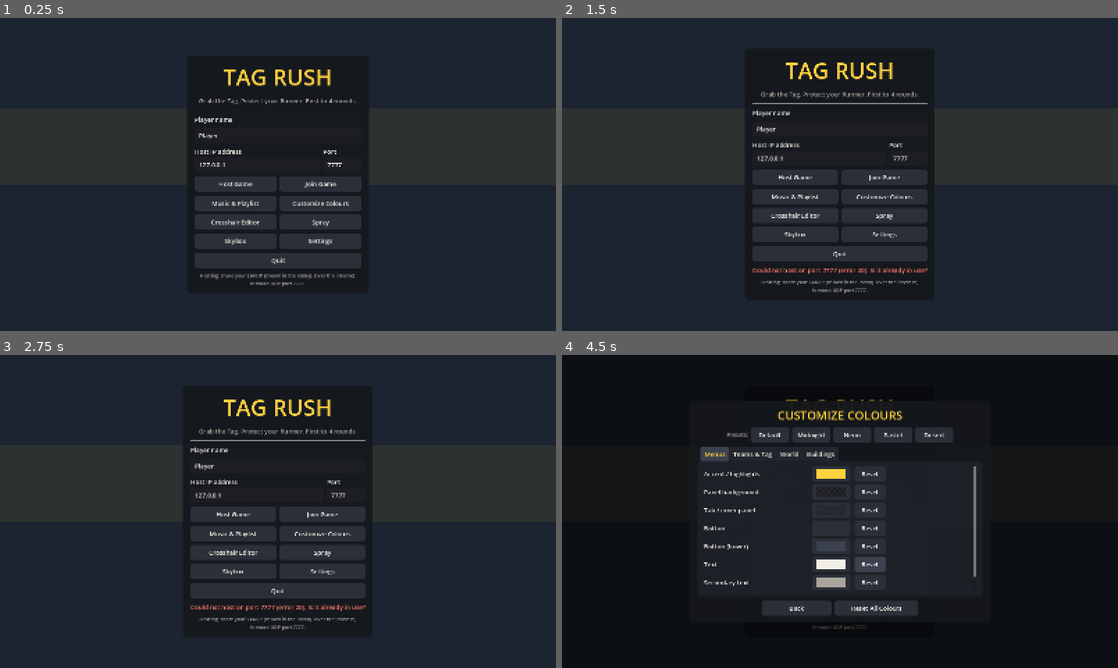
Above: before the commit, frames 1-4 (two rows, left to right).
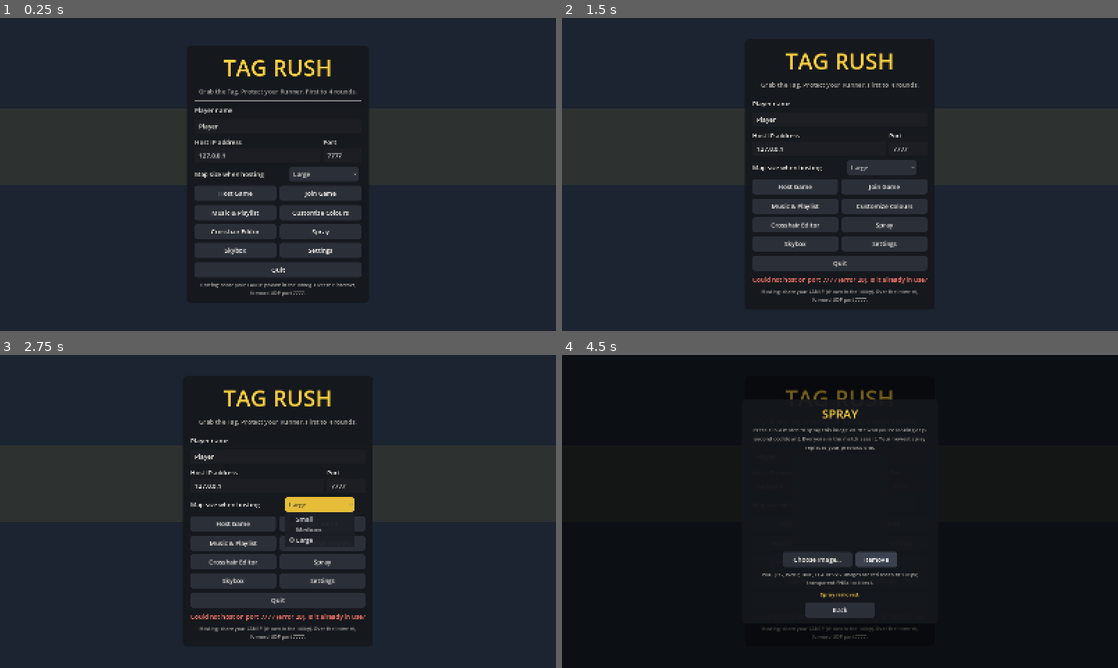
Above: after the commit, the same moments.

Repository: Kelaski/thepoopgame
Game: Godot game, scene res://scenes/main.tscn
Two runs of this game, one before a commit and one after it. Both use one fixed random seed, a clock stepped at 60 frames per second and the inputs below. Sound files missing from this copy of the repository are replaced by a short silence.
Inputs (mouse positions are in pixels of both pictures, inside the frame that each line leads up to):
- Up to frame 1 (0.25 s): no input
- Up to frame 2 (1.5 s): click "Host Game" at 0.5 s; click "Host Game" at 1.25 s
- Up to frame 3 (2.75 s): click (316, 505) at 2 s, where only the run after the commit has a clickable "Large"
- Up to frame 4 (4.5 s): click "Customize Colours" at 2.75 s; click "Spray" at 3.5 s; click (878, 558) at 4.25 s, where only the run after the commit has a clickable "Remove"

The runs differ from the first frame. In frame 1, 6.6% of the frame differs, in the area x 35-65%, y 13-89%; in frame 2, 7.8%; in frame 3, 7.8%; in frame 4, 8.3%, in the area x 24-75%, y 11-92%.

Commit message:
Add small / medium / large map sizes
- MapData.SIZES defines Small and Medium as cut-outs of the existing
  (Large) city: only buildings fully inside are built, the fence moves
  in, and spawn zones, Tag spots, roads, park and crane bridges are
  filtered to the playable bounds; clutter scales with area
- The host picks the size from the main menu (before hosting), in the
  lobby, or with "/map <small|medium|large>" (host only; restarts a
  running match). The size is replicated to everyone, including late
  joiners, and passed with the match-start RPC so all peers build the
  same map
- Minimap fits whatever size is loaded; spawn spots are kept inside
  the fence; team spawn separation scales per size
- Skybox menu uses Main.replace_overlay like the other menus

Co-Authored-By: Claude Opus 5.5 <noreply@anthropic.com>
Claude-Session: https://claude.ai/code/session_012XAXqQ8rLWLXjGmmCFGgPe

Diff:
--- a/scripts/autoload/game.gd
+++ b/scripts/autoload/game.gd
@@ -10,6 +10,7 @@
 
 signal match_started
 signal match_ended
+signal map_size_changed(size: String)
 signal state_changed
 signal kill_event(killer: int, victim: int, weapon: String, head: bool)
 signal announce(text: String, color: Color)
@@ -32,6 +33,7 @@
 const RUNNER_KILL_REWARD := 5.0
 
 var world = null  # World node while a match is loaded
+var map_size := MapData.DEFAULT_SIZE  # chosen by the host; replicated to everyone
 var in_match := false
 var ui_open := false
 var typing := false  # chat box has focus: gameplay keys are ignored
@@ -96,6 +98,7 @@
 	hp.clear()
 	respawn_left.clear()
 	world = null
+	_set_map_size_local(MapData.DEFAULT_SIZE)
 
 
 # ===================================================================== server
@@ -107,7 +110,7 @@
 		Net.players[id].kills = 0
 		Net.players[id].deaths = 0
 	Net.broadcast_roster()
-	_start_match.rpc()
+	_start_match.rpc(map_size)
 	get_tree().create_timer(1.0).timeout.connect(_server_begin_round)
 
 
@@ -122,7 +125,7 @@
 	alive_ids[id] = false
 	hp[id] = max_hp_of(id)
 	respawn_left[id] = RESPAWN_TIME
-	_start_match.rpc_id(id)
+	_start_match.rpc_id(id, map_size)
 	_late_sync.rpc_id(id, alive_ids, objective, scores, round_num)
 	_push_state()
 
@@ -154,7 +157,8 @@
 	var a := randi() % dots.size()
 	var b := a
 	var tries := 0
-	while (b == a or dots[a].distance_to(dots[b]) < 70.0) and tries < 50:
+	var min_dist: float = world.builder.min_spawn_dist
+	while (b == a or dots[a].distance_to(dots[b]) < min_dist) and tries < 50:
 		b = randi() % dots.size()
 		tries += 1
 	if b == a:
@@ -348,6 +352,56 @@
 	return "You eliminated yourself."
 
 
+# ==================================================================== map size
+
+## Host picks the map size (lobby dropdown or /map). Takes effect when the next
+## match starts; during a match the match restarts on the new map.
+func server_set_map_size(size: String) -> void:
+	if not multiplayer.is_server() or not MapData.valid_size(size):
+		return
+	Settings.s("map_size", size)
+	_sync_map_size.rpc(size)
+
+
+## /map command (host only). Returns a reply for the chat.
+func server_map_command(sender: int, args: PackedStringArray) -> String:
+	var options := " | ".join(PackedStringArray(MapData.SIZE_ORDER))
+	if args.is_empty():
+		return "Current map: %s. Usage: /map <%s>" % [MapData.size_name(map_size), options]
+	if sender != 1:
+		return "Only the host can change the map."
+	var size := args[0].to_lower()
+	if not MapData.valid_size(size):
+		return "Unknown map size \"%s\". Use one of: %s" % [size.left(16), options]
+	if size == map_size and not in_match:
+		return "The map is already %s." % MapData.size_name(size)
+	server_set_map_size(size)
+	if in_match:
+		_announce.rpc("Host changed the map to %s - restarting the match" % MapData.size_name(size), Color.WHITE)
+		_end_match.rpc()
+		server_start_match()
+		return "Restarting on the %s map." % MapData.size_name(size)
+	return "Map set to %s." % MapData.size_name(size)
+
+
+func send_map_size_to(id: int) -> void:
+	if multiplayer.is_server():
+		_sync_map_size.rpc_id(id, map_size)
+
+
+@rpc("authority", "call_local", "reliable")
+func _sync_map_size(size: String) -> void:
+	_set_map_size_local(size)
+
+
+func _set_map_size_local(size: String) -> void:
+	if not MapData.valid_size(size):
+		size = MapData.DEFAULT_SIZE
+	if size != map_size:
+		map_size = size
+		map_size_changed.emit(size)
+
+
 ## Dead player asks to respawn. Honoured once their respawn timer has run out.
 @rpc("any_peer", "call_local", "reliable")
 func request_respawn() -> void:
@@ -392,7 +446,8 @@
 # ==================================================================== broadcasts
 
 @rpc("authority", "call_local", "reliable")
-func _start_match() -> void:
+func _start_match(size: String) -> void:
+	_set_map_size_local(size)
 	in_match = true
 	phase = Phase.LOBBY
 	scores = [0, 0]
--- a/scripts/autoload/net.gd
+++ b/scripts/autoload/net.gd
@@ -58,6 +58,7 @@
 	online = true
 	players.clear()
 	_add_player(1, Settings.g("player_name"), Settings.g("weapon"), Settings.g("addon"))
+	Game._set_map_size_local(str(Settings.g("map_size")))
 	roster_changed.emit()
 	upload_my_spray()
 	return ""
@@ -164,6 +165,7 @@
 	_broadcast()
 	for sid in sprays:
 		_spray_data.rpc_id(id, sid, sprays[sid])
+	Game.send_map_size_to(id)
 	Game.on_player_joined(id)
 
 
--- a/scripts/autoload/settings.gd
+++ b/scripts/autoload/settings.gd
@@ -36,6 +36,7 @@
 	"last_ip": "127.0.0.1",
 	"port": 7777,
 	"weapon": "ar",
+	"map_size": "large",  # last map size chosen when hosting
 	"addon": "trackstar",
 	# Controls
 	"sensitivity": 0.10,
--- a/scripts/data/commands.gd
+++ b/scripts/data/commands.gd
@@ -5,6 +5,7 @@
 const LIST := {
 	"help": {"usage": "/help", "desc": "List the available commands."},
 	"kill": {"usage": "/kill", "desc": "Eliminate yourself (the respawn timer still applies)."},
+	"map": {"usage": "/map <small|medium|large>", "desc": "Host: change the map size (restarts a running match)."},
 }
 
 
@@ -37,4 +38,6 @@
 			return lines
 		"kill":
 			return [Game.server_suicide(sender)]
+		"map":
+			return [Game.server_map_command(sender, parts.slice(1))]
 	return []
--- a/scripts/map/map_builder.gd
+++ b/scripts/map/map_builder.gd
@@ -71,8 +71,13 @@
 var spawn_points: Array = []     # Vector3 candidate respawn points
 var doors: Array = []            # Door
 var buildings: Array = []        # {id, name, rect: Rect2, floors, fh, top, color}
-var road_rects: Array = []       # Rect2
+var road_rects: Array = []       # Rect2 (clipped to the map bounds)
 var park_rect := Rect2()
+var has_park := true
+var map_size := MapData.DEFAULT_SIZE
+var bounds := Rect2()            # playable area (inside the fence), metres
+var min_spawn_dist := 70.0       # minimum distance between the two teams' spawn zones
+var _active: Array = []          # MapData.BUILDINGS entries built for this size
 
 # Chunk accumulators
 var _chunk: Node3D
@@ -100,9 +105,20 @@
 var _detail := true
 
 
-func build(parent: Node3D) -> void:
+func build(parent: Node3D, size := MapData.DEFAULT_SIZE) -> void:
 	root = parent
 	rng.seed = 424242
+	map_size = size if MapData.valid_size(size) else MapData.DEFAULT_SIZE
+	bounds = MapData.size_bounds(map_size)
+	min_spawn_dist = MapData.SIZES[map_size].min_spawn_dist
+	# Only buildings that fit entirely inside the fence are built.
+	var excluded: Array = []
+	for b in MapData.BUILDINGS:
+		var br := MapData.px_rect(b[3])
+		if bounds.encloses(br):
+			_active.append(b)
+		else:
+			excluded.append(br)
 	_box_mesh = BoxMesh.new()
 	_cyl_mesh = CylinderMesh.new()
 	_cyl_mesh.top_radius = 0.5
@@ -122,29 +138,36 @@
 	_solid_body.collision_mask = 0
 	root.add_child(_solid_body)
 
+	# Spawn zones and Tag spots: inside the fence and not in a removed building's lot.
 	for d in MapData.SPAWN_DOTS:
 		var p := MapData.px(d[0], d[1])
-		spawn_dots.append(Vector3(p.x, 0.0, p.y))
+		if _usable_point(p, excluded):
+			spawn_dots.append(Vector3(p.x, 0.0, p.y))
 	for o in MapData.OBJECTIVES:
 		var p := MapData.px(o[0], o[1])
-		objectives.append({"pos": Vector3(p.x, 0.0, p.y), "name": o[2]})
+		if _usable_point(p, excluded):
+			objectives.append({"pos": Vector3(p.x, 0.0, p.y), "name": o[2]})
 	for r in MapData.ROADS:
-		road_rects.append(MapData.px_rect(r))
+		var clipped := MapData.px_rect(r).intersection(bounds)
+		if clipped.size.x > 1.0 and clipped.size.y > 1.0:
+			road_rects.append(clipped)
 	park_rect = MapData.px_rect(MapData.PARK_RECT)
+	has_park = bounds.encloses(park_rect)
 
 	_begin_chunk("Streets")
 	_build_ground()
 	_build_street_props()
 	_end_chunk()
 
-	for b in MapData.BUILDINGS:
+	for b in _active:
 		_begin_chunk(b[1])
 		_build_building(b)
 		_end_chunk()
 
-	_begin_chunk("Park")
-	_build_park()
-	_end_chunk()
+	if has_park:
+		_begin_chunk("Park")
+		_build_park()
+		_end_chunk()
 
 	_begin_chunk("Cranes")
 	_build_cranes()
@@ -283,11 +306,19 @@
 
 # ================================================================ ground & streets
 
+func _usable_point(p: Vector2, excluded: Array) -> bool:
+	if not bounds.grow(-2.0).has_point(p):
+		return false
+	for r: Rect2 in excluded:
+		if r.has_point(p):
+			return false
+	return true
+
+
 func _build_ground() -> void:
-	var hx := MapData.HALF_X
-	var hz := MapData.HALF_Z
+	var bc := bounds.get_center()
 	# Playable ground (concrete / sidewalk)
-	box(Vector3(0, -0.5, 0), Vector3(hx * 2.0 + 4.0, 1.0, hz * 2.0 + 4.0), Palette.get_color("world_ground"), L_SOLID)
+	box(Vector3(bc.x, -0.5, bc.y), Vector3(bounds.size.x + 4.0, 1.0, bounds.size.y + 4.0), Palette.get_color("world_ground"), L_SOLID)
 	# Scenery ground outside the fence
 	box(Vector3(0, -0.53, 0), Vector3(700, 1.0, 700), Palette.get_color("world_outside"), 0)
 	# Roads with dashed centre lines
@@ -305,22 +336,25 @@
 	# Boundary fence: visual chain-link panels + tall invisible collision walls.
 	var fence_col := Color("55625a")
 	var post_col := Color("8c949a")
+	# Sides: 0 = north (min z), 1 = south (max z), 2 = west (min x), 3 = east (max x)
 	for side in 4:
 		var horizontal := side < 2
-		var fixed := (-hz if side == 0 else hz) if horizontal else (-hx if side == 2 else hx)
-		var length := hx * 2.0 if horizontal else hz * 2.0
-		var n := int(length / 4.0)
+		var fixed: float = [bounds.position.y, bounds.end.y, bounds.position.x, bounds.end.x][side]
+		var outward := -1.0 if side % 2 == 0 else 1.0
+		var mid := bc.x if horizontal else bc.y
+		var length := bounds.size.x if horizontal else bounds.size.y
+		var n := maxi(1, int(length / 4.0))
 		for i in n + 1:
-			var t := -length / 2.0 + i * length / n
+			var t := mid - length / 2.0 + i * length / n
 			var pc := Vector3(t, 1.75, fixed) if horizontal else Vector3(fixed, 1.75, t)
 			box(pc, Vector3(0.15, 3.5, 0.15), post_col, 0)
-		var center := Vector3(0, 1.6, fixed) if horizontal else Vector3(fixed, 1.6, 0)
+		var center := Vector3(mid, 1.6, fixed) if horizontal else Vector3(fixed, 1.6, mid)
 		var size := Vector3(length, 3.0, 0.06) if horizontal else Vector3(0.06, 3.0, length)
 		box(center, size, fence_col, 0)
-		var top := Vector3(0, 3.45, fixed) if horizontal else Vector3(fixed, 3.45, 0)
+		var top := Vector3(mid, 3.45, fixed) if horizontal else Vector3(fixed, 3.45, mid)
 		var top_size := Vector3(length, 0.1, 0.12) if horizontal else Vector3(0.12, 0.1, length)
 		box(top, top_size, post_col, 0)
-		var wall_c := Vector3(0, 40, fixed + (-0.6 if fixed < 0 else 0.6)) if horizontal else Vector3(fixed + (-0.6 if fixed < 0 else 0.6), 40, 0)
+		var wall_c := Vector3(mid, 40, fixed + outward * 0.6) if horizontal else Vector3(fixed + outward * 0.6, 40, mid)
 		var wall_s := Vector3(length + 4.0, 80, 1.0) if horizontal else Vector3(1.0, 80, length + 4.0)
 		_add_shape(L_SOLID, _box_shape(wall_s), Transform3D(Basis.IDENTITY, wall_c))
 
@@ -366,14 +400,14 @@
 				c2 = Vector2(r.position.x + t, (r.end.y + 0.6) if far_side else (r.position.y - 0.6))
 			else:
 				c2 = Vector2((r.end.x + 0.6) if far_side else (r.position.x - 0.6), r.position.y + t)
-			if not _in_building(c2, 0.5) and absf(c2.x) < MapData.HALF_X - 1.0 and absf(c2.y) < MapData.HALF_Z - 1.0:
+			if not _in_building(c2, 0.5) and bounds.grow(-1.0).has_point(c2):
 				cyl(Vector3(c2.x, 2.75, c2.y), 0.14, 5.5, DARKMETAL, L_WALL)
 				box(Vector3(c2.x, 5.5, c2.y), Vector3(0.6, 0.18, 0.6), Color("fff2b0"), 0)
 			t += 12.0
 	# Dumpsters in alleys near the tenements and warehouse
 	for p in [[1480, 1560], [1820, 1580], [480, 120], [1300, 900], [420, 860], [1030, 1380]]:
 		var c := MapData.px(p[0], p[1])
-		if not _in_building(c, 0.8):
+		if not _in_building(c, 0.8) and bounds.grow(-2.0).has_point(c):
 			box(Vector3(c.x, 0.7, c.y), Vector3(2.0, 1.4, 1.2), Color("3f6a4a"), L_WALL)
 	_scatter_clutter()
 
@@ -387,10 +421,12 @@
 	for o in objectives:
 		avoid_pts.append(o.pos)
 	var tries := 0
-	while placed.size() < 420 and tries < 6000:
+	# 420 props on the full 200 x 170 m map; scaled by area for smaller sizes.
+	var target := maxi(80, int(420.0 * bounds.get_area() / (200.0 * 170.0)))
+	while placed.size() < target and tries < 6000:
 		tries += 1
-		var p := Vector2(rng.randf_range(-MapData.HALF_X + 2.0, MapData.HALF_X - 2.0), rng.randf_range(-MapData.HALF_Z + 2.0, MapData.HALF_Z - 2.0))
-		if _in_building(p, 2.6) or park_rect.grow(0.5).has_point(p):
+		var p := Vector2(rng.randf_range(bounds.position.x + 2.0, bounds.end.x - 2.0), rng.randf_range(bounds.position.y + 2.0, bounds.end.y - 2.0))
+		if _in_building(p, 2.6) or (has_park and park_rect.grow(0.5).has_point(p)):
 			continue
 		if _near_any(p, avoid_pts, 6.0):
 			continue
@@ -485,8 +521,9 @@
 			box(c + off, Vector3(0.7, 0.7, 0.25) if along_x else Vector3(0.25, 0.7, 0.7), BLACK, 0)
 
 
+## True if p is inside (or within margin of) a building that exists on this map size.
 func _in_building(p: Vector2, margin: float) -> bool:
-	for b in MapData.BUILDINGS:
+	for b in _active:
 		var r := MapData.px_rect(b[3]).grow(margin)
 		if r.has_point(p):
 			return true
@@ -1532,10 +1569,10 @@
 # ================================================================ spawn points
 
 func _build_spawn_points() -> void:
-	var x := -96.0
-	while x <= 96.0:
-		var z := -81.0
-		while z <= 81.0:
+	var x := bounds.position.x + 4.0
+	while x <= bounds.end.x - 4.0:
+		var z := bounds.position.y + 4.0
+		while z <= bounds.end.y - 4.0:
 			var p := Vector2(x, z)
 			if not _in_building(p, 1.2):
 				spawn_points.append(Vector3(x, 0.1, z))
--- a/scripts/map/map_data.gd
+++ b/scripts/map/map_data.gd
@@ -3,6 +3,20 @@
 ## 1 px = 0.1 m, so the playable area is 200 m x 170 m centred on the origin.
 
 const SCALE := 0.1
+
+# Map sizes are cut-outs of the full layout (sketch pixels [x0, y0, x1, y1]).
+# Buildings fully inside the cut-out are kept, the boundary fence moves in, and
+# spawn zones / Tag spots / roads / crane bridges outside it are dropped.
+#   large  - the whole city (200 x 170 m, 18 buildings + park, 10 spawns, 8 Tag spots)
+#   medium - centre-north (130 x 136 m, 6 buildings + park, 5 spawns, 4 Tag spots)
+#   small  - centre (81 x 102 m, 2 buildings + park, 3 spawns, 3 Tag spots)
+const SIZES := {
+	"small": {"name": "Small", "rect": [360, 250, 1170, 1270], "min_spawn_dist": 50.0},
+	"medium": {"name": "Medium", "rect": [420, 0, 1720, 1360], "min_spawn_dist": 60.0},
+	"large": {"name": "Large", "rect": [0, 0, 2000, 1700], "min_spawn_dist": 70.0},
+}
+const SIZE_ORDER := ["small", "medium", "large"]
+const DEFAULT_SIZE := "large"
 const HALF_X := 100.0
 const HALF_Z := 85.0
 
@@ -73,3 +87,17 @@
 	var a := px(r[0], r[1])
 	var b := px(r[2], r[3])
 	return Rect2(a, b - a)
+
+
+static func valid_size(size: String) -> bool:
+	return SIZES.has(size)
+
+
+static func size_name(size: String) -> String:
+	return SIZES.get(size, SIZES[DEFAULT_SIZE]).name
+
+
+## Playable area of a map size, in metres.
+static func size_bounds(size: String) -> Rect2:
+	var d: Dictionary = SIZES.get(size, SIZES[DEFAULT_SIZE])
+	return px_rect(d.rect)
--- a/scripts/ui/lobby.gd
+++ b/scripts/ui/lobby.gd
@@ -5,6 +5,7 @@
 var _teams: Array = []
 var _start: Button
 var _status: Label
+var _map_label: Label
 
 
 func _ready() -> void:
@@ -23,6 +24,17 @@
 		v.add_child(l)
 	else:
 		v.add_child(UiKit.label("Connected. Waiting for the host to start the match.", 16, UiKit.MUTED, HORIZONTAL_ALIGNMENT_CENTER))
+
+	# Map size: the host picks it here (or with /map); everyone else sees it.
+	if multiplayer.is_server():
+		var names := []
+		for sz in MapData.SIZE_ORDER:
+			names.append(MapData.size_name(sz))
+		v.add_child(UiKit.option_row("Map size", names, maxi(0, MapData.SIZE_ORDER.find(Game.map_size)), func(i): Game.server_set_map_size(MapData.SIZE_ORDER[i])))
+	_map_label = UiKit.label("", 15, UiKit.MUTED, HORIZONTAL_ALIGNMENT_CENTER)
+	v.add_child(_map_label)
+	Game.map_size_changed.connect(_on_map_size_changed)
+	_update_map_label()
 
 	var cols := UiKit.hbox(16)
 	v.add_child(cols)
@@ -63,6 +75,21 @@
 	_refresh()
 
 
+const MAP_INFO := {
+	"small": "Small: Bank, Meridian Tower and the park (about 80 x 100 m).",
+	"medium": "Medium: School, Bank, Diner, Arcade, Meridian Tower, Casino and the park (about 130 x 135 m).",
+	"large": "Large: the whole city - 18 buildings and the park (200 x 170 m).",
+}
+
+
+func _on_map_size_changed(_size: String) -> void:
+	_update_map_label()
+
+
+func _update_map_label() -> void:
+	_map_label.text = "Map: " + MAP_INFO.get(Game.map_size, MapData.size_name(Game.map_size))
+
+
 func _refresh() -> void:
 	for team in 2:
 		var list: VBoxContainer = _teams[team]
--- a/scripts/ui/main_menu.gd
+++ b/scripts/ui/main_menu.gd
@@ -52,6 +52,11 @@
 	row.add_child(portcol)
 	v.add_child(row)
 
+	var size_names := []
+	for sz in MapData.SIZE_ORDER:
+		size_names.append(MapData.size_name(sz))
+	var cur_size := MapData.SIZE_ORDER.find(str(Settings.g("map_size")))
+	v.add_child(UiKit.option_row("Map size when hosting", size_names, cur_size if cur_size >= 0 else MapData.SIZE_ORDER.size() - 1, func(i): Settings.s("map_size", MapData.SIZE_ORDER[i])))
 	var btns := UiKit.hbox(10)
 	var host := UiKit.button("Host Game", _on_host, 200)
 	host.size_flags_horizontal = Control.SIZE_EXPAND_FILL
--- a/scripts/ui/minimap.gd
+++ b/scripts/ui/minimap.gd
@@ -1,16 +1,19 @@
 class_name Minimap
 extends Control
-## North-up minimap of the whole city. Shows the Runner to everyone at all times,
-## your teammates, the objective / dropped Tag, and yourself.
+## North-up minimap of the playable area (scaled to fit whatever map size is
+## loaded). Shows the Runner to everyone at all times, your teammates, the
+## objective / dropped Tag, and yourself.
 
-const S := 1.2
-const OFF := Vector2(MapData.HALF_X, MapData.HALF_Z)
+const WIDGET := Vector2(240, 204)
 
 var _acc := 0.0
+var _scale := 1.2
+var _origin := Vector2.ZERO   # map-space point drawn at the widget's top-left
+var _pad := Vector2.ZERO      # centring offset inside the widget
 
 
 func _init() -> void:
-	custom_minimum_size = Vector2(MapData.HALF_X * 2.0, MapData.HALF_Z * 2.0) * S
+	custom_minimum_size = WIDGET
 	mouse_filter = Control.MOUSE_FILTER_IGNORE
 
 
@@ -22,11 +25,11 @@
 
 
 func _p(v: Vector3) -> Vector2:
-	return (Vector2(v.x, v.z) + OFF) * S
+	return (Vector2(v.x, v.z) - _origin) * _scale + _pad
 
 
 func _r(r: Rect2) -> Rect2:
-	return Rect2((r.position + OFF) * S, r.size * S)
+	return Rect2((r.position - _origin) * _scale + _pad, r.size * _scale)
 
 
 func _draw() -> void:
@@ -34,9 +37,15 @@
 	var w = Game.world
 	if w == null or w.builder == null:
 		return
+	var area: Rect2 = w.builder.bounds
+	_scale = minf(size.x / area.size.x, size.y / area.size.y)
+	_origin = area.position
+	_pad = (size - area.size * _scale) * 0.5
+	draw_rect(_r(area), Color(0.16, 0.18, 0.2, 0.9))
 	for r: Rect2 in w.builder.road_rects:
 		draw_rect(_r(r), Color(0.24, 0.25, 0.29))
-	draw_rect(_r(w.builder.park_rect), Color(0.32, 0.55, 0.28))
+	if w.builder.has_park:
+		draw_rect(_r(w.builder.park_rect), Color(0.32, 0.55, 0.28))
 	for b in w.builder.buildings:
 		var rr := _r(b.rect)
 		draw_rect(rr, (b.color as Color).darkened(0.35))
--- a/scripts/ui/skybox_menu.gd
+++ b/scripts/ui/skybox_menu.gd
@@ -87,28 +87,21 @@
 func _rebuild_with_custom_on() -> void:
 	# Turn the custom sky on and rebuild so the checkbox reflects it.
 	Settings.s("sky_custom", true)
-	var fresh := SkyboxMenu.new()
-	fresh.on_back = on_back
-	var main = get_tree().root.get_node_or_null("Main")
-	if main and main.overlay == self:
-		main.overlay = fresh
-	get_parent().add_child(fresh)
-	fresh._status.text = _status.text
-	queue_free()
+	_rebuild()
 
 
 func _remove() -> void:
 	UserImages.remove(UserImages.SKYBOX)
 	_status.text = "Custom skybox removed."
 	Settings.s("sky_custom", false)
+	_rebuild()
+
+
+func _rebuild() -> void:
 	var fresh := SkyboxMenu.new()
 	fresh.on_back = on_back
-	var main = get_tree().root.get_node_or_null("Main")
-	if main and main.overlay == self:
-		main.overlay = fresh
-	get_parent().add_child(fresh)
+	get_tree().root.get_node("Main").replace_overlay(self, fresh)
 	fresh._status.text = _status.text
-	queue_free()
 
 
 func _back() -> void:
--- a/scripts/world/world.gd
+++ b/scripts/world/world.gd
@@ -34,7 +34,7 @@
 	name = "World"
 	_build_environment()
 	builder = MapBuilder.new()
-	builder.build(self)
+	builder.build(self, Game.map_size)
 	players_node = Node3D.new()
 	players_node.name = "Players"
 	add_child(players_node)
@@ -231,6 +231,9 @@
 # ================================================================ spawning (server)
 
 func is_free(pos: Vector3) -> bool:
+	# Never spawn outside the fence (the ground extends a little past it).
+	if not builder.bounds.grow(-0.8).has_point(Vector2(pos.x, pos.z)):
+		return false
 	var q := PhysicsShapeQueryParameters3D.new()
 	var s := CapsuleShape3D.new()
 	s.radius = 0.42
